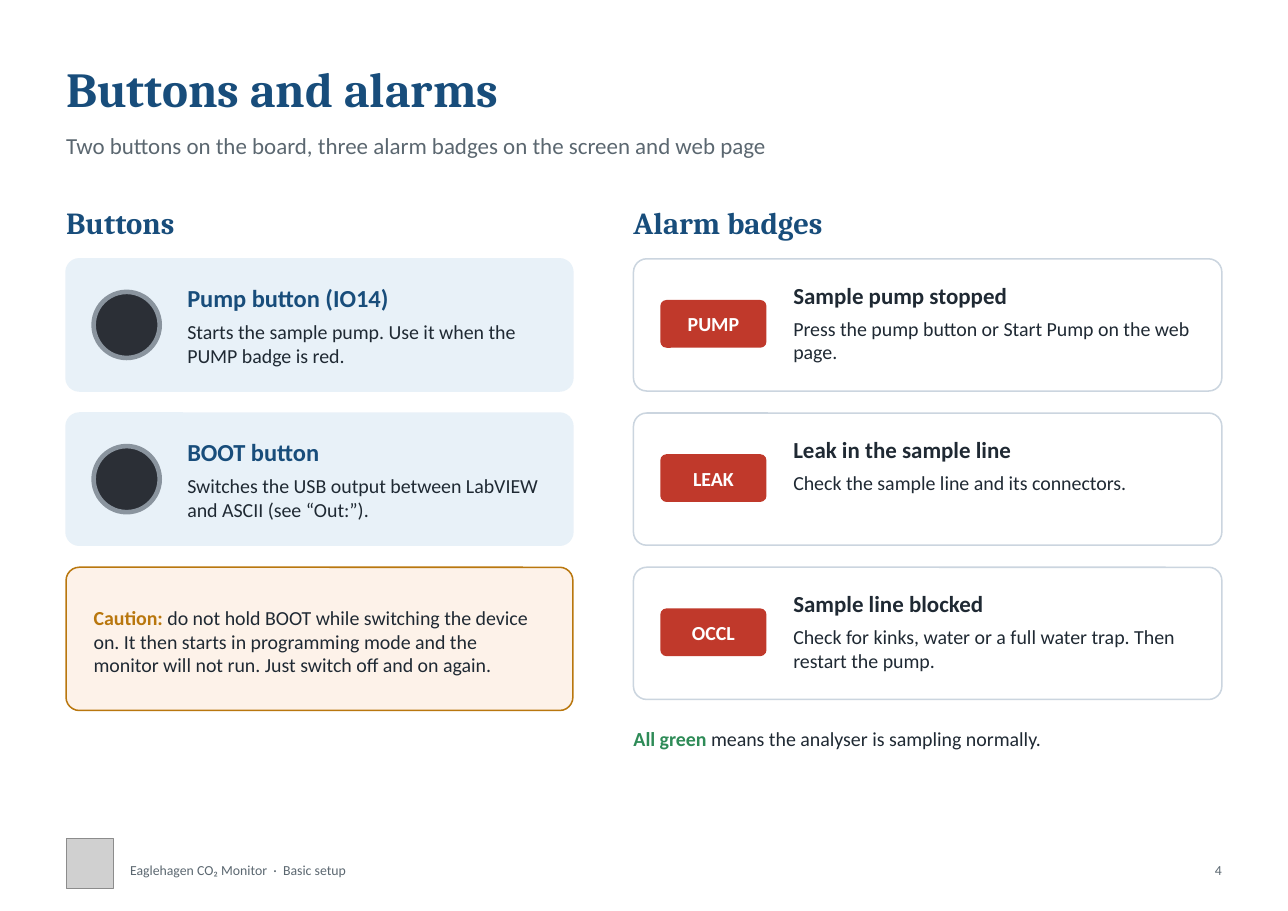
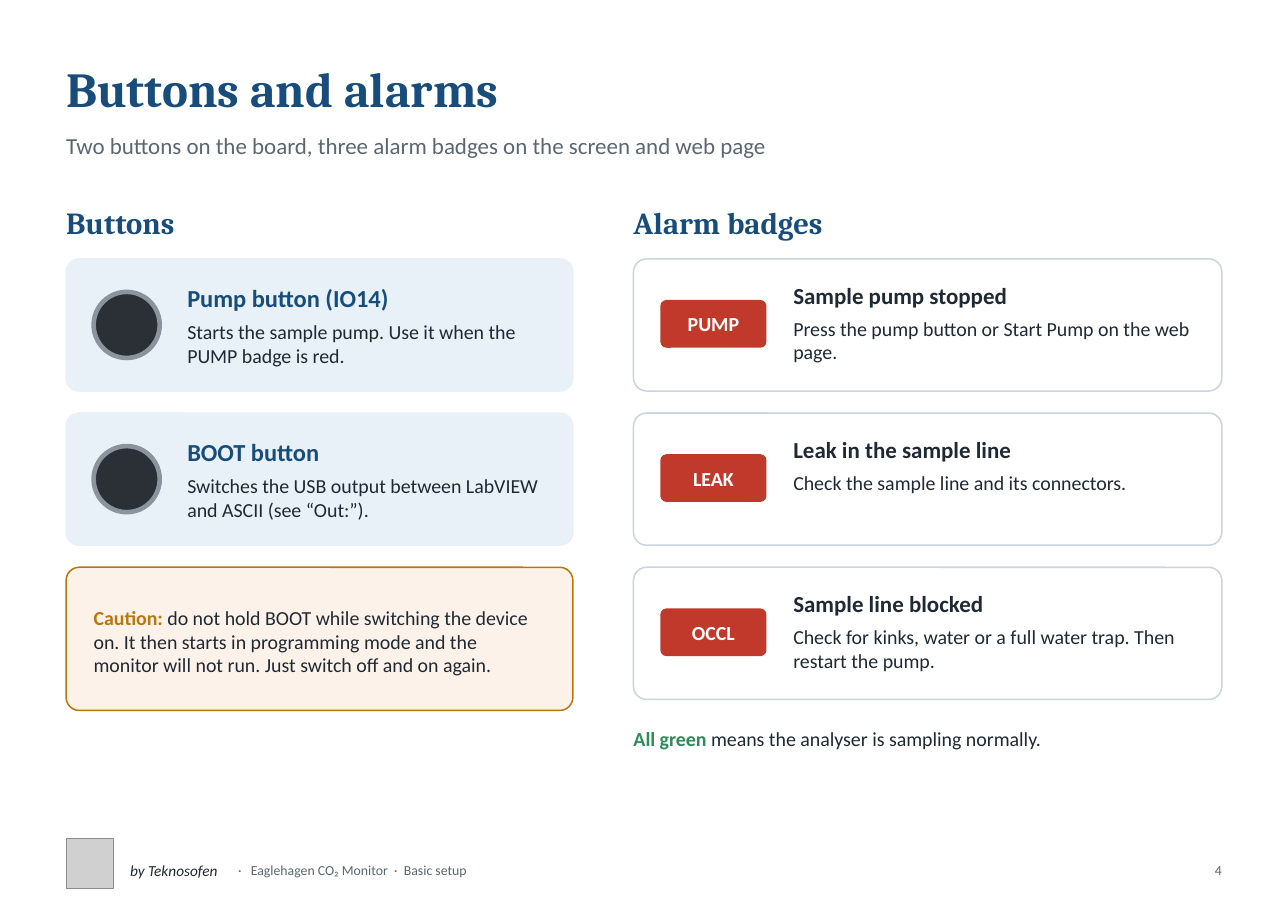
Before and after one commit to Teknosofen/EagleHagen, a slide deck: slide 4 of documentation/Eaglehagen_Basic_Setup.pptx. Drawn at 1288x911 pixels with LibreOffice and Linux fonts; fonts in the diff are those of the drawing; grey boxes stand for pictures. Boxes give left, top, right and bottom in pixels: in the first picture for what was removed or moved away, otherwise in the second. Text is boxed around its words. In the diff, an @@ line names an element or a change of style, - is before the commit and + after.

```diff
--- a/documentation/Eaglehagen_Basic_Setup.pptx
+++ b/documentation/Eaglehagen_Basic_Setup.pptx
@@ text added at box(130, 865, 217, 879), 10 pt, text #1F2933, italic @@
+by Teknosofen
@@ text at box(251, 865, 466, 878): text changed @@
-Eaglehagen CO₂ Monitor · Basic setup
+· Eaglehagen CO₂ Monitor · Basic setup
```
Also in this commit, not shown: 7 other slides changed, 1 slide added, 3 other files.
